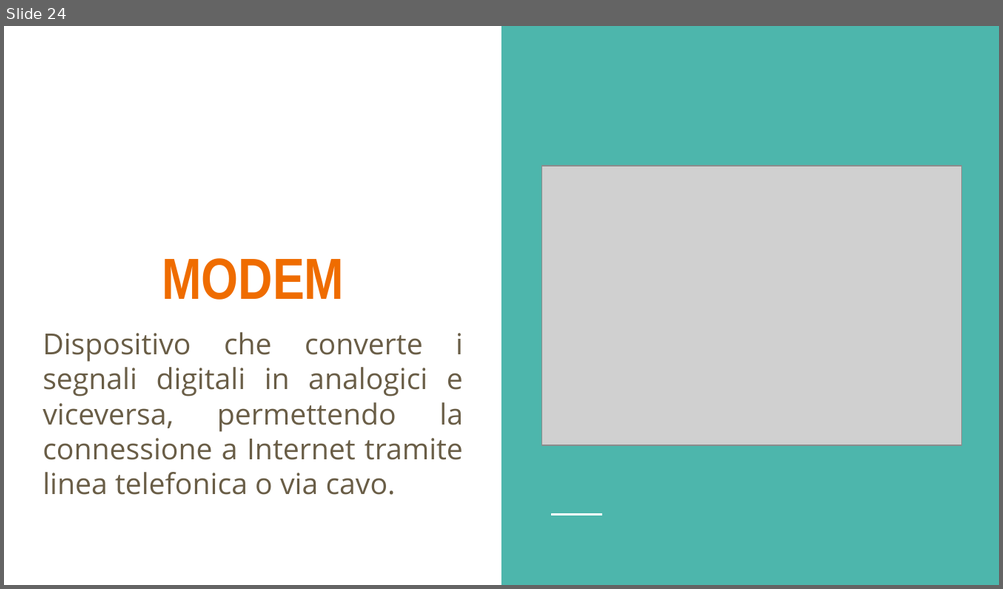
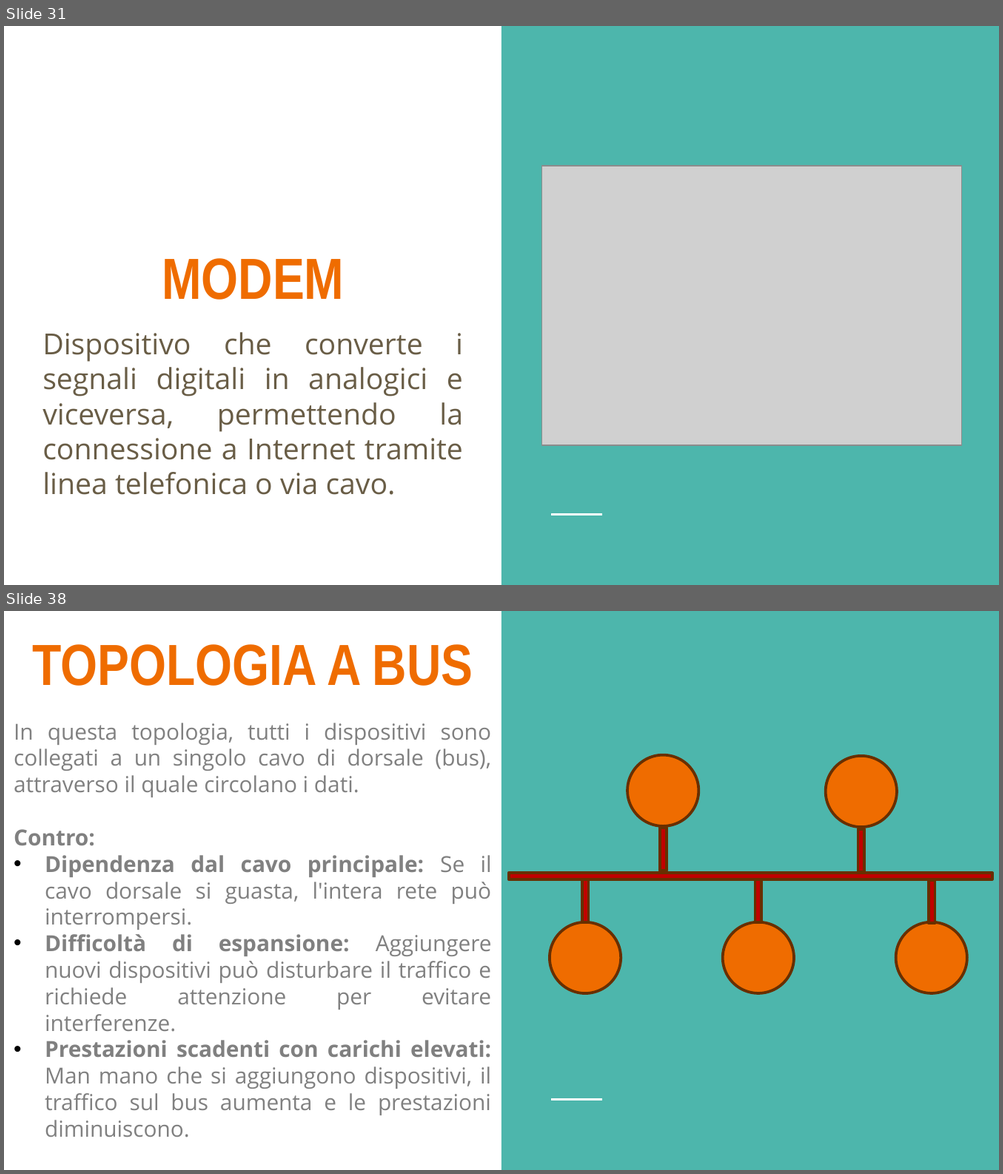
Before and after one commit to LeleCazza/LeleCazza.github.io, a slide deck: reti_informatiche/materiale/lezione_1_reti_introduzione.pptx. Shown one above the other, each under a label of ours: slide 24 before the commit, slides 31 and 38 after it; the slides between them are not shown. The pictures are 1003x589 and 1003x1174 pixels, drawn with LibreOffice and Linux fonts; fonts in the diff are those of the drawing; grey boxes stand for pictures. Boxes give left, top, right and bottom in pixels: in the first picture for what was removed or moved away, otherwise in the second. Text is boxed around its words. In the diff, an @@ line names an element or a change of style, - is before the commit and + after.

```diff
--- a/reti_informatiche/materiale/lezione_1_reti_introduzione.pptx
+++ b/reti_informatiche/materiale/lezione_1_reti_introduzione.pptx
@@ slide 38 added at (4, 611, 999, 1170), background #FFFFFF; not listed: 2 template elements that a slide beside it also shows @@
@@ title added at (32, 644, 473, 686), 42 pt, text #EF6C00, bold @@
+TOPOLOGIA A BUS
@@ text added at (14, 723, 492, 1138), 16 pt, text #808080 @@
+In questa topologia, tutti i dispositivi sono collegati a un singolo cavo di dorsale (bus), attraverso il quale circolano i dati.
+Contro:
+• Dipendenza dal cavo principale: Se il cavo dorsale si guasta, l'intera rete può interrompersi.
+• Difficoltà di espansione: Aggiungere nuovi dispositivi può disturbare il traffico e richiede attenzione per evitare interferenze.
+• Prestazioni scadenti con carichi elevati: Man mano che si aggiungono dispositivi, il traffico sul bus aumenta e le prestazioni diminuiscono.
@@ ellipse added at (628, 755, 699, 827), fill #EF6C00, outline #692F00 2 pt @@
@@ ellipse added at (825, 756, 897, 828), fill #EF6C00, outline #692F00 2 pt @@
@@ rectangle added at (660, 828, 666, 871), fill #C00000, outline #692F00 2 pt @@
@@ rectangle added at (857, 829, 865, 871), fill #C00000, outline #692F00 2 pt @@
@@ rectangle added at (508, 874, 992, 880), fill #C00000, outline #692F00 2 pt @@
@@ rectangle added at (582, 880, 589, 923), fill #C00000, outline #692F00 2 pt @@
@@ rectangle added at (754, 880, 761, 923), fill #C00000, outline #692F00 2 pt @@
@@ rectangle added at (928, 880, 935, 923), fill #C00000, outline #692F00 2 pt @@
@@ ellipse added at (549, 923, 620, 994), fill #EF6C00, outline #692F00 2 pt @@
@@ ellipse added at (722, 923, 794, 994), fill #EF6C00, outline #692F00 2 pt @@
@@ ellipse added at (895, 923, 967, 994), fill #EF6C00, outline #692F00 2 pt @@
@@ what was slide 24 is now slide 31 @@
```
Also in this commit, not shown: 2 slides changed, 14 other slides added, 3 slides removed, 1 other file.
